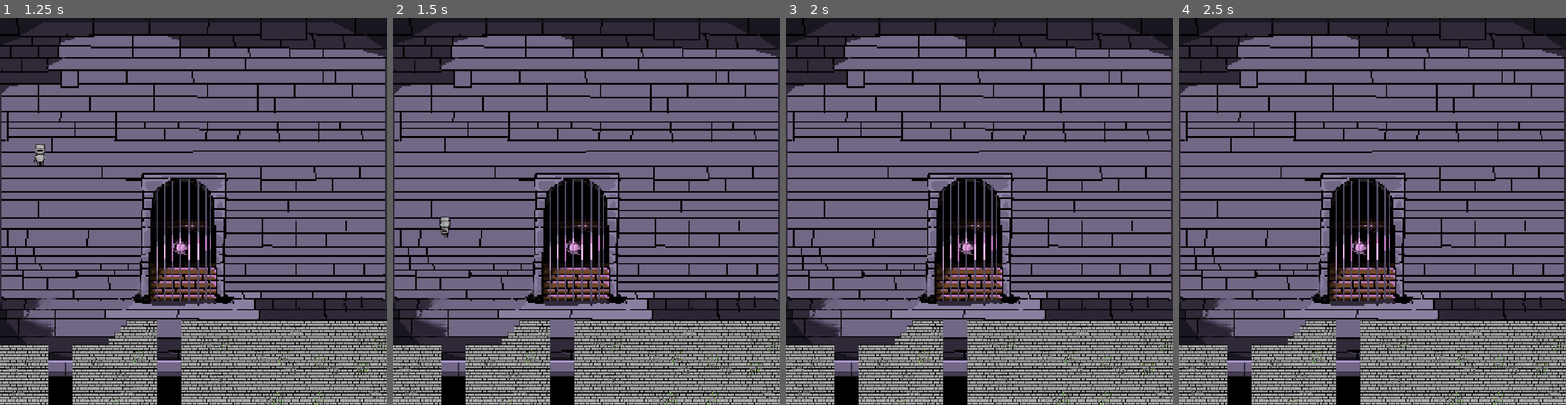
Above: before the commit, frames 1-4 (left to right).
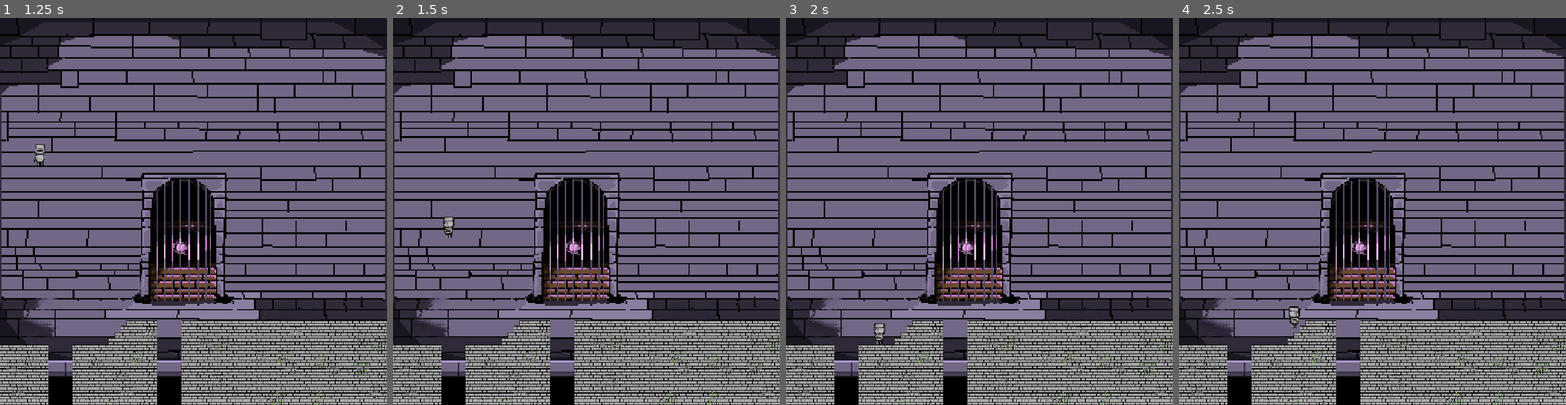
Above: after the commit, the same moments.

Repository: JackLundeen/Bounceformer
Game: Godot game, scene res://Scenes/Menu.tscn
Same seed, same stepped clock (60 frames per second), same inputs: the game is played once before the commit and once after it.
Inputs:
- Up to frame 1 (1.25 s): click "PLAY" at 0.5 s
- Up to frame 2 (1.5 s): hold D (move_right) from 1.28 s (still down); hold Left (look_left) from 1.28 s (still down)
- Up to frame 3 (2 s): keep holding D (move_right); keep holding Left (look_left); tap W (jump) at 1.52 s
- Up to frame 4 (2.5 s): keep holding D (move_right); release Left (look_left) at 2.03 s; tap Right (look_right) at 2.1 s; tap W (jump) at 2.27 s

Frame 1 is identical in both runs. In frame 2, 0.1% of the frame differs, in the area x 12-16%, y 51-57%; in frame 3, 0.1%; in frame 4, 0.1%.

Commit message:
moved player spawn point on level 1

Diff:
--- a/bounce-platformer/Movement.gd
+++ b/bounce-platformer/Movement.gd
@@ -1,8 +1,8 @@
 extends CharacterBody2D
 
 
-const SPEED = 150.0
-const JUMP_VELOCITY = -200.0
+const SPEED = 200.0
+const JUMP_VELOCITY = -300.0
 
 
 func _physics_process(delta: float) -> void:
